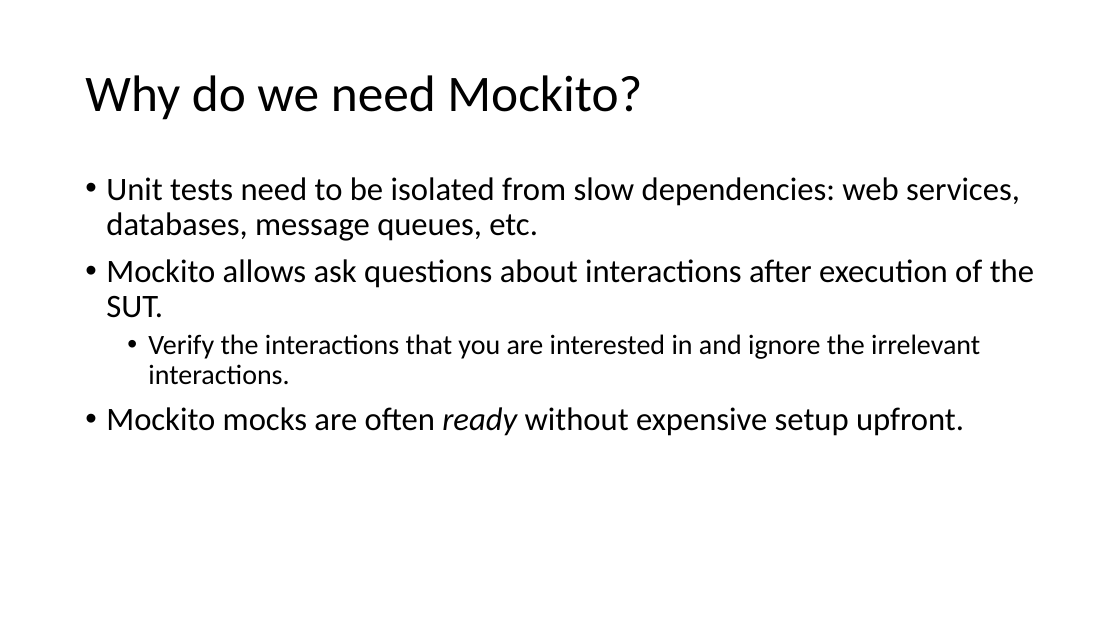
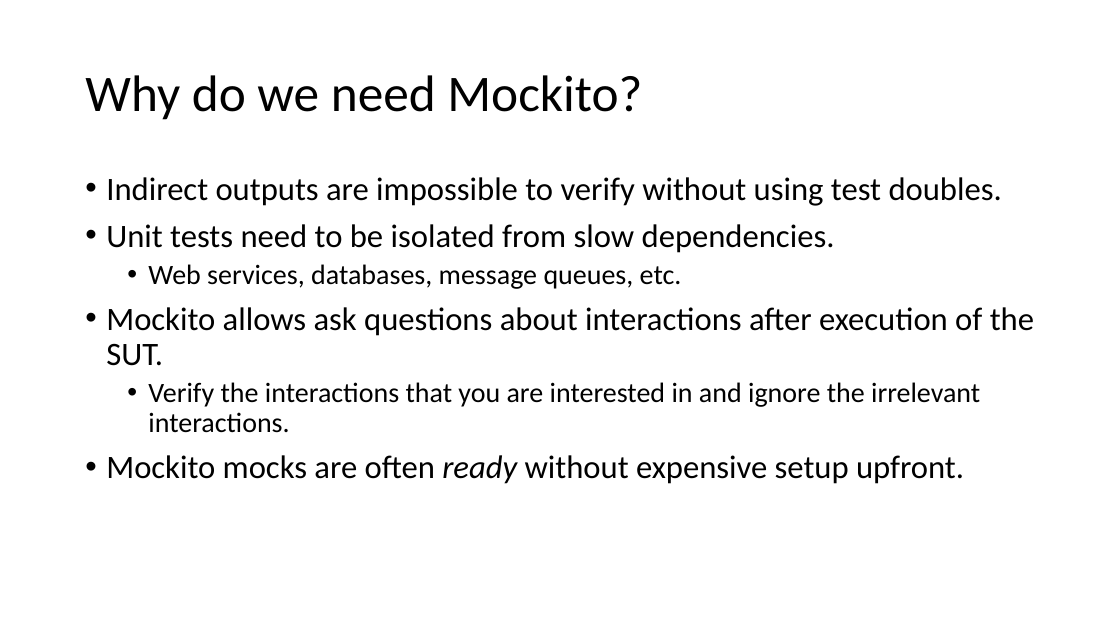
Before and after one commit to cebartling/test-driven, a slide deck: slide 2 of presentations/Introduction to Mockito.pptx. Drawn at 1120x630 pixels with LibreOffice and Linux fonts; fonts in the diff are those of the drawing. Boxes give left, top, right and bottom in pixels: in the first picture for what was removed or moved away, otherwise in the second. Text is boxed around its words. In the diff, an @@ line names an element or a change of style, - is before the commit and + after.

```diff
--- a/presentations/Introduction to Mockito.pptx
+++ b/presentations/Introduction to Mockito.pptx
@@ text at [106, 177, 1002, 289]: text changed @@
-• Unit tests need to be isolated from slow dependencies: web services, databases, message queues, etc.
+• Indirect outputs are impossible to verify without using test doubles.
+• Unit tests need to be isolated from slow dependencies.
+  • Web services, databases, message queues, etc.
```
Also in this commit, not shown: 2 other slides changed, 7 slides removed, 1 other file.
